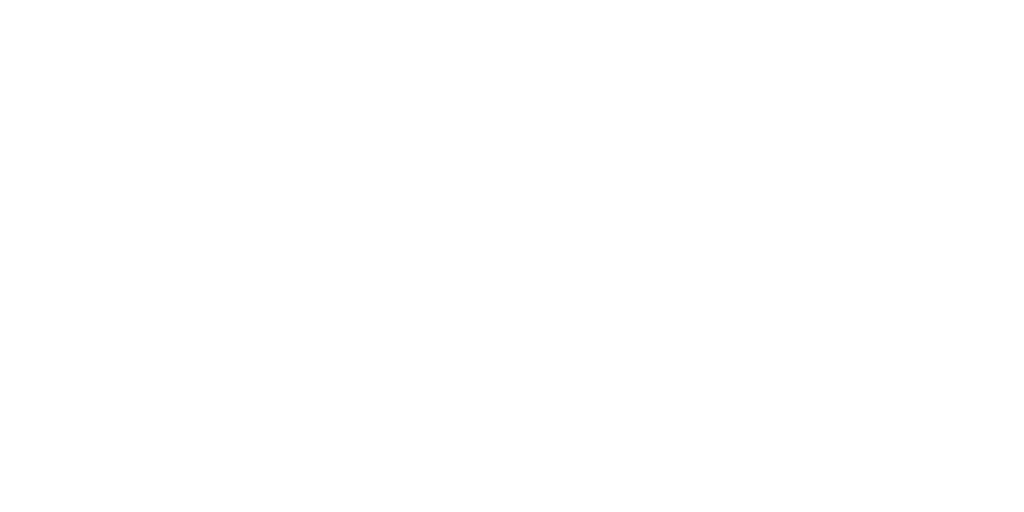
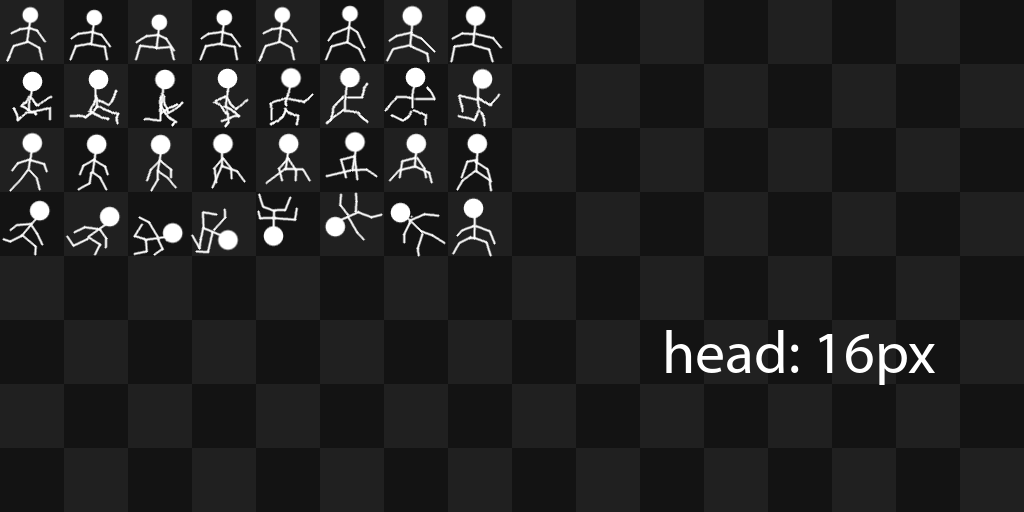
The second 1024 x 512 image is a revision of the first. Changes to its layers:
added layer "roll" above "jump" over bbox(2, 192, 496, 257)
added layer "jump" above "run" over bbox(9, 131, 493, 192)
painted on "idle" over bbox(6, 4, 503, 63)
showed "Hintergrund" over bbox(0, 0, 1024, 512)
